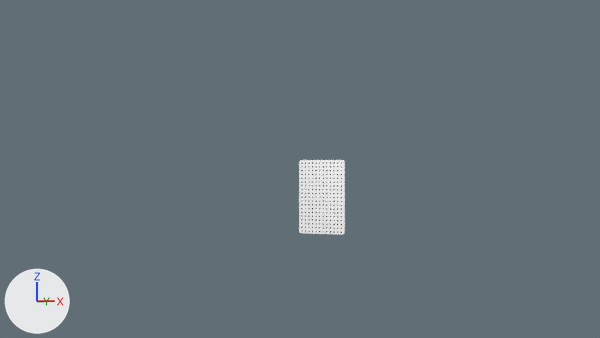
Before and after pictures for a commit that changed the Blender file Assets/xilogravuraStuff/Models/blenderModels/models.blend.
Camera for both pictures: the file's camera 'Camera'. Lighting does not change. The marker at lower left points along +X, +Y and +Z. Mesh edges are drawn as thin lines on the coarser meshes.

Script lines for the objects in view, before the commit:
```python
me_cube_003 = bpy.data.meshes.new('Cube.003')
me_cube_003.from_pydata(...)  # 64 vertices, 50 faces; spans x -0.325..0.325, y -0.5..0.5, z -0.015..0.015
me_cube_003.polygons.foreach_set('use_smooth', [True] * 50)
me_cube_003.materials.append(mat_material_002)
ob_cube = bpy.data.objects.new('Cube', me_cube_003)
ob_cube.location = (0.0, 0.0, 0.0)
ob_cube.rotation_euler = (1.571, 0.0, 0.0)  # degrees (90, 0, 0)
```
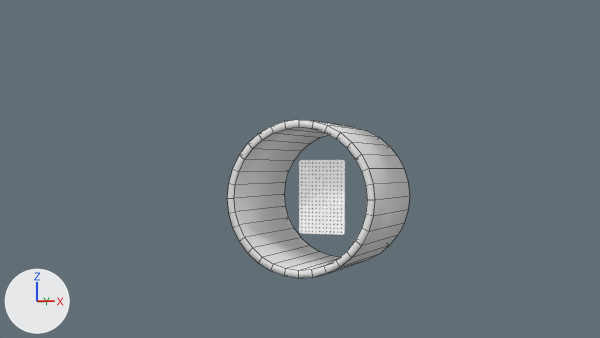
Changed parts and their boxes (x1, y1, x2, y2) in the pictures (600 x 338 px):
'Cylinder', added
    after: (227, 120, 410, 278)

Edits to the bpy script that builds the scene:
```text
Add me_cylinder:
    me_cylinder.from_pydata(...)  # 128 vertices, 128 faces; spans x -1.0..1.0, y -1.0..1.0, z -0.84..0.84
    me_cylinder.polygons.foreach_set('use_smooth', [True] * 128)
Add ob_cylinder:
    ob_cylinder = bpy.data.objects.new('Cylinder', me_cylinder)
    ob_cylinder.location = (0.0, 0.0, 0.0)
    ob_cylinder.rotation_euler = (1.571, 0.0, 0.0)  # degrees (90, 0, 0)
```
